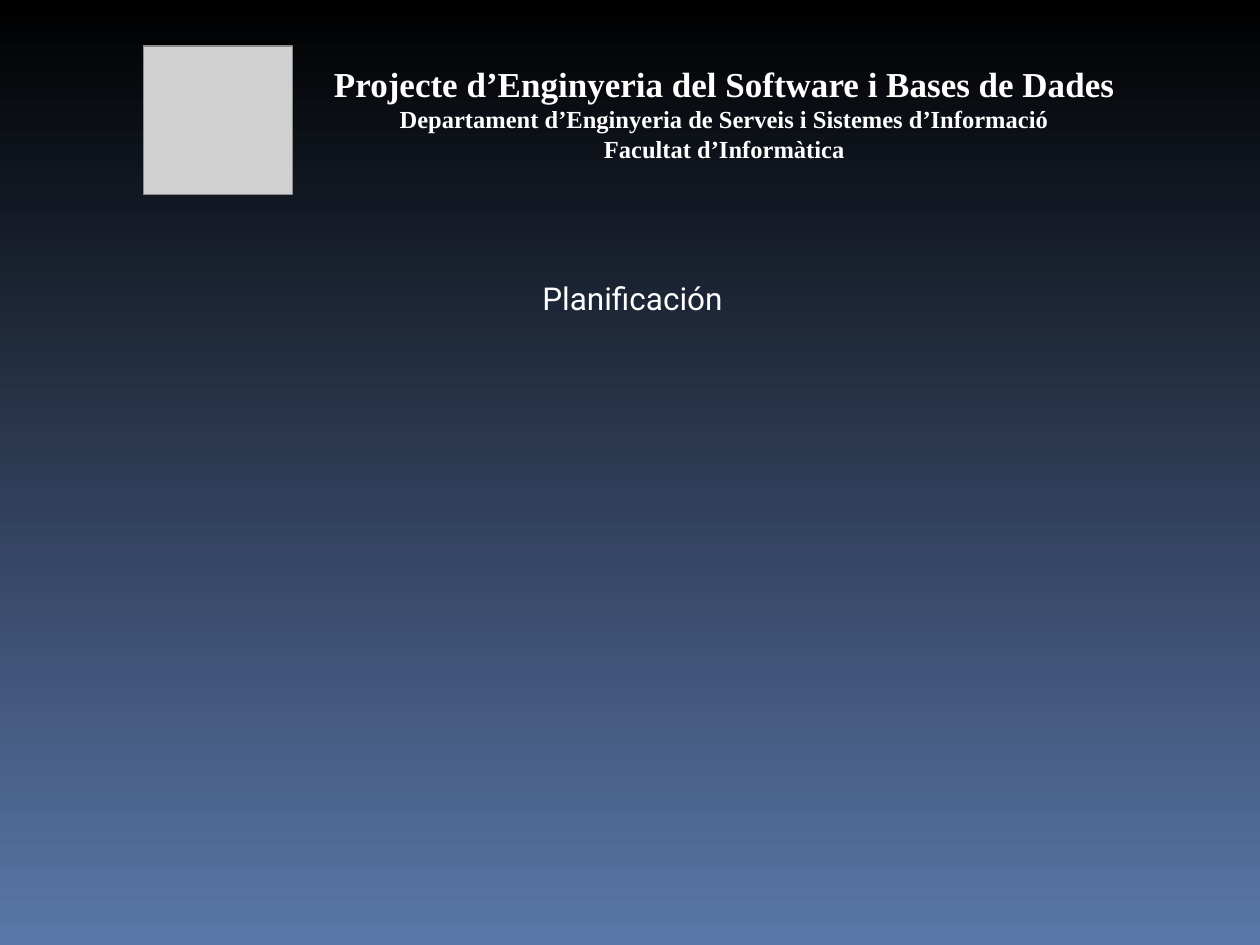
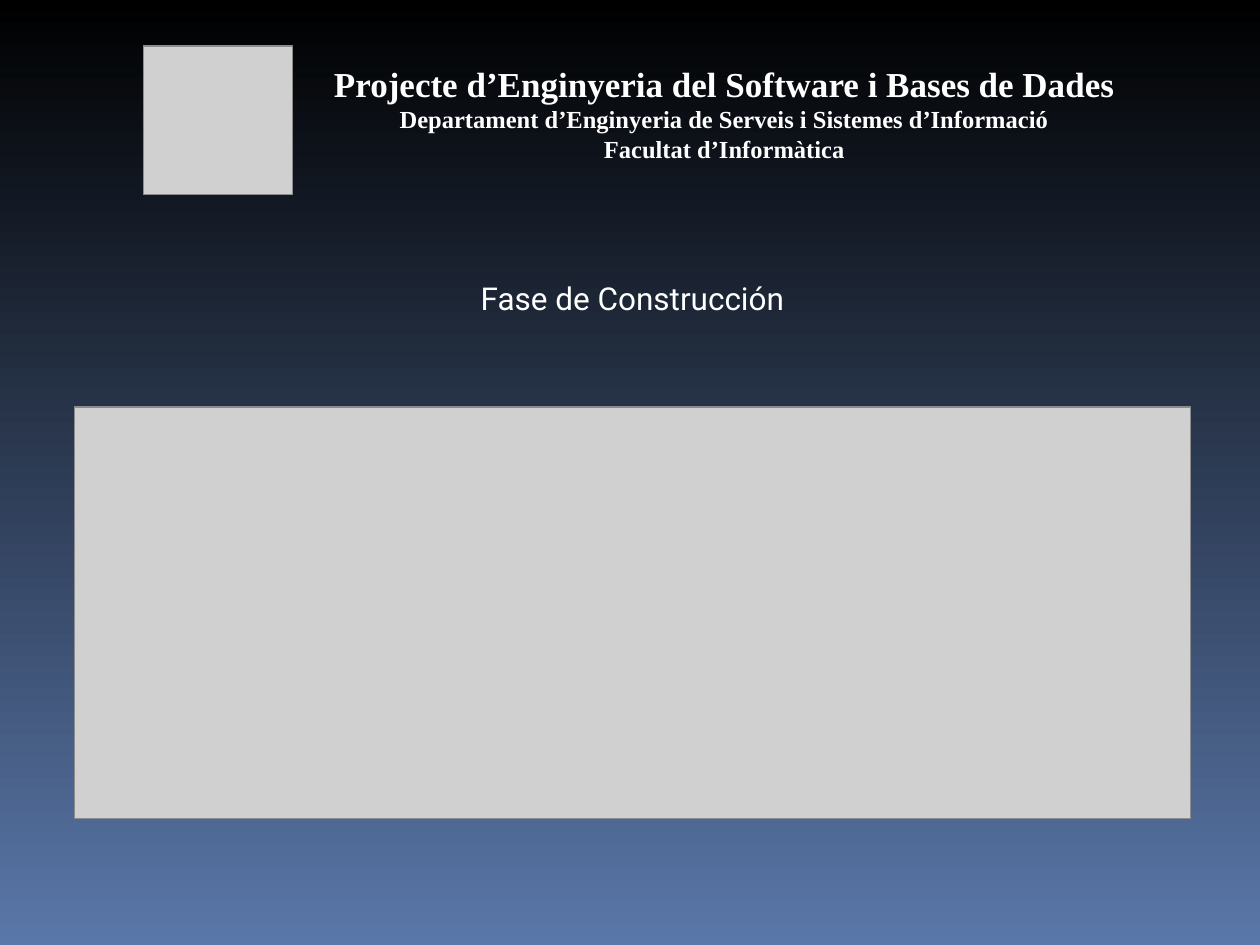
Before and after one commit to mvm9289/escfib, a slide deck: slide 22 of Docs/0910Q2-08-E-1.0-Presentacion.ppt (slide 21 before the commit). Drawn at 1260x945 pixels with LibreOffice and Linux fonts; fonts in the diff are those of the drawing; grey boxes stand for pictures. Boxes give left, top, right and bottom in pixels: in the first picture for what was removed or moved away, otherwise in the second. Text is boxed around its words. In the diff, an @@ line names an element or a change of style, - is before the commit and + after.

```diff
--- a/Docs/0910Q2-08-E-1.0-Presentacion.ppt
+++ b/Docs/0910Q2-08-E-1.0-Presentacion.ppt
@@ text at bbox=[481, 286, 784, 311]: text changed @@
-Planificación
+Fase de Construcción
@@ picture added at bbox=[74, 407, 1191, 819] @@
```
Also in this commit, not shown: 7 other slides changed, 1 slide added.
